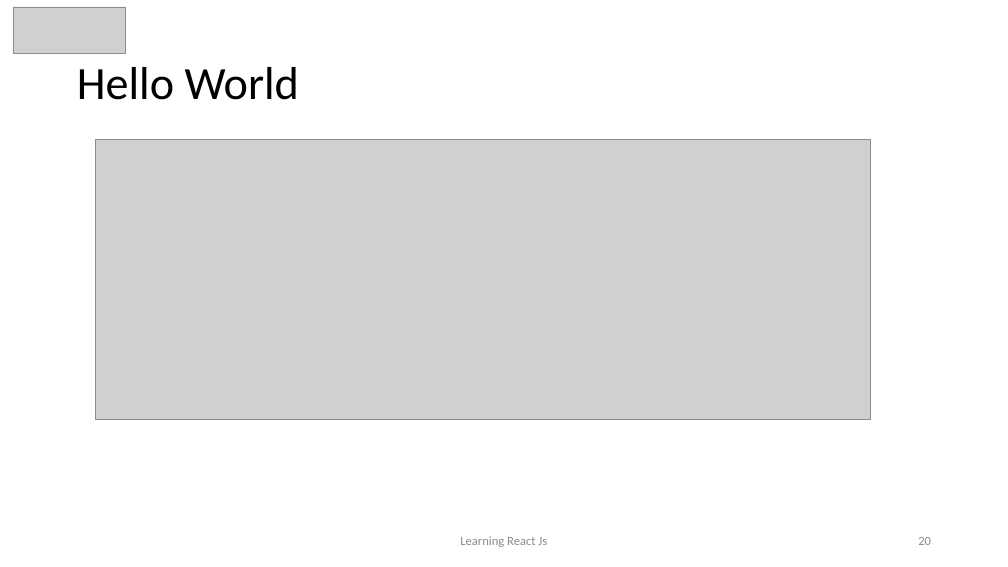
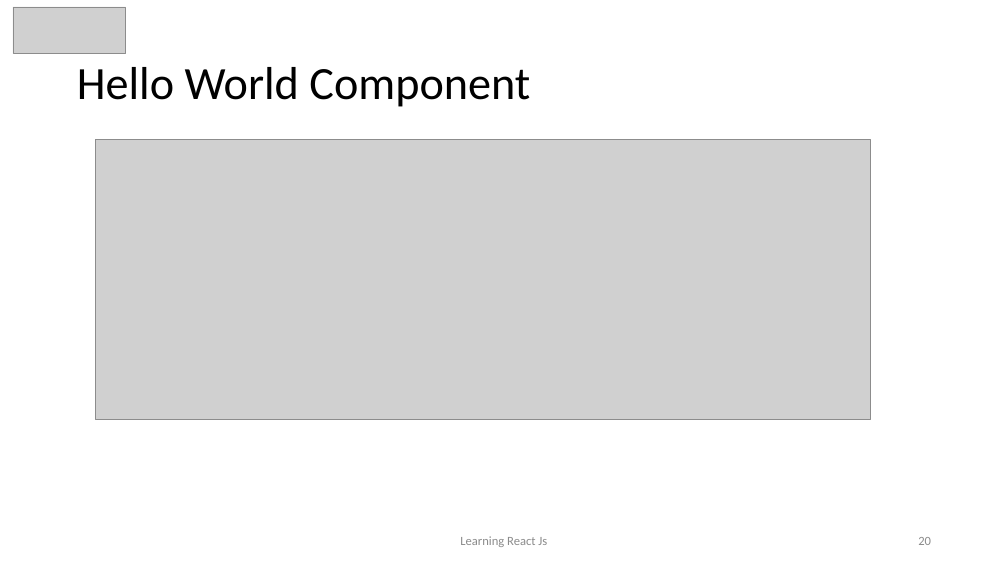
Before and after one commit to awahab29/samplealt, a slide deck: slide 20 of React.pptx. Drawn at 1008x567 pixels with LibreOffice and Linux fonts; fonts in the diff are those of the drawing; grey boxes stand for pictures. Boxes give left, top, right and bottom in pixels: in the first picture for what was removed or moved away, otherwise in the second. Text is boxed around its words. In the diff, an @@ line names an element or a change of style, - is before the commit and + after.

```diff
--- a/React.pptx
+++ b/React.pptx
@@ title at <box>77,67,530,107</box>: text changed @@
-Hello World
+Hello World Component
```
Also in this commit, not shown: 3 other slides changed, 1 slide removed.
